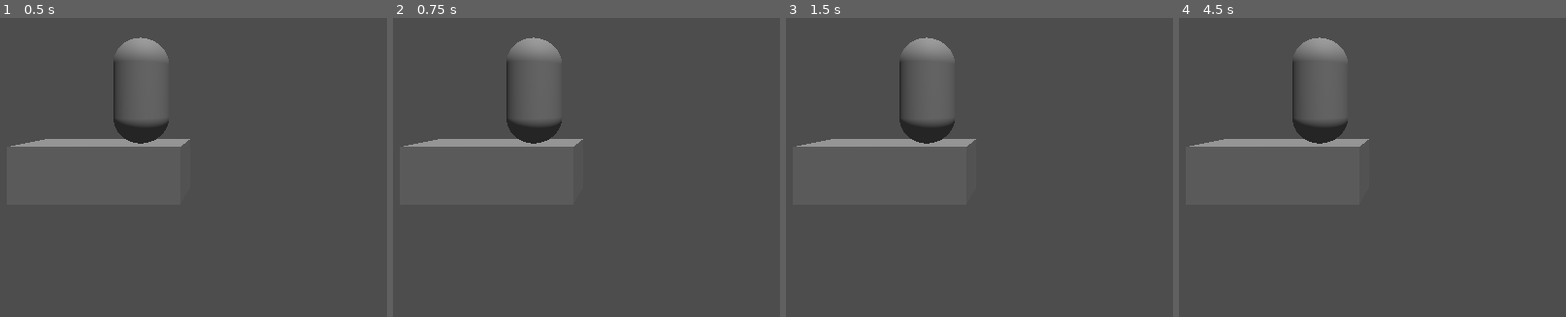
Above: before the commit, frames 1-4 (left to right).
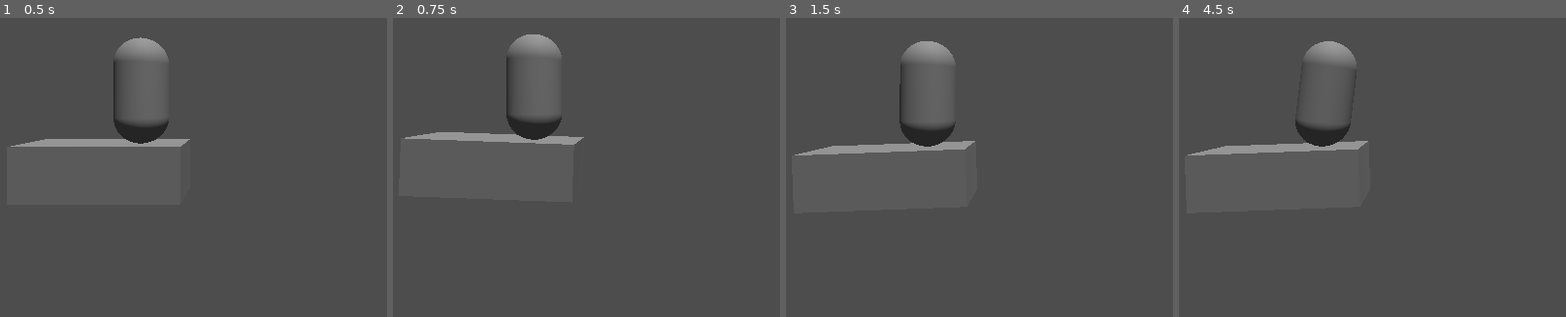
Above: after the commit, the same moments.

Repository: etournity/maybe_down
Game: Godot game, scene res://scenes/main.tscn
Two runs of this game, one before a commit and one after it. Both use one fixed random seed, a clock stepped at 60 frames per second and the inputs below.
Inputs (mouse positions are in pixels of both pictures, inside the frame that each line leads up to):
- Up to frame 1 (0.5 s): no input
- Up to frame 2 (0.75 s): tap Enter at 0.5 s; move the mouse to (outside the picture) at 0.52 s; tap Mouse wheel down (left, bound only after the commit) at 0.6 s
- Up to frame 3 (1.5 s): tap Mouse wheel up (right, bound only after the commit) at 0.8, 1.35 s; tap Space at 1.25 s; move the mouse to (871, 122) at 1.27 s
- Up to frame 4 (4.5 s): tap Mouse wheel down (left, bound only after the commit) at 1.55, 2.1, 3.05, 3.6 s; tap Enter at 2, 3.5 s; move the mouse to (outside the picture) at 2.02 s; tap Mouse wheel up (right, bound only after the commit) at 2.3, 2.85, 3.8, 4.35 s; tap Space at 2.75 s; move the mouse to (1384, 185) at 2.77 s; move the mouse to (outside the picture) at 3.52 s; move the mouse to (1186, 35) at 4.27 s

Frame 1 is identical in both runs. In frame 2, 1.7% of the frame differs, in the area x 2-50%, y 5-44%; in frame 3, 1.7%; in frame 4, 2.0%, in the area x 2-50%, y 6-46%.

Commit message:
feat: get rotated

Diff:
--- a/project.godot
+++ b/project.godot
@@ -23,3 +23,21 @@
 
 config/itch_username="FlowStreetGames"
 config/itch_project_name="gmtk-23"
+
+[input]
+
+left={
+"deadzone": 0.5,
+"events": [Object(InputEventMouseButton,"resource_local_to_scene":false,"resource_name":"","device":-1,"window_id":0,"alt_pressed":false,"shift_pressed":false,"ctrl_pressed":false,"meta_pressed":false,"button_mask":0,"position":Vector2(0, 0),"global_position":Vector2(0, 0),"factor":1.0,"button_index":5,"canceled":false,"pressed":false,"double_click":false,"script":null)
+]
+}
+right={
+"deadzone": 0.5,
+"events": [Object(InputEventMouseButton,"resource_local_to_scene":false,"resource_name":"","device":-1,"window_id":0,"alt_pressed":false,"shift_pressed":false,"ctrl_pressed":false,"meta_pressed":false,"button_mask":0,"position":Vector2(0, 0),"global_position":Vector2(0, 0),"factor":1.0,"button_index":4,"canceled":false,"pressed":false,"double_click":false,"script":null)
+]
+}
+quit={
+"deadzone": 0.5,
+"events": [Object(InputEventKey,"resource_local_to_scene":false,"resource_name":"","device":-1,"window_id":0,"alt_pressed":false,"shift_pressed":false,"ctrl_pressed":true,"meta_pressed":false,"pressed":false,"keycode":0,"physical_keycode":81,"key_label":0,"unicode":0,"echo":false,"script":null)
+]
+}
--- /dev/null
+++ b/scenes/World.gd
@@ -0,0 +1,19 @@
+extends Node3D
+
+
+# Called when the node enters the scene tree for the first time.
+func _ready():
+	pass # Replace with function body.
+
+
+# Called every frame. 'delta' is the elapsed time since the previous frame.
+func _process(delta):
+
+	if(Input.is_action_just_pressed("left")):
+		rotation.z += lerp_angle(0,180,1 * delta)
+	if(Input.is_action_just_pressed("right")):
+		rotation.z += lerp_angle(0,-180,1 * delta)
+
+
+	if(Input.is_action_just_pressed("quit")):
+		get_tree().quit()
--- a/scenes/main.tscn
+++ b/scenes/main.tscn
@@ -1,6 +1,12 @@
-[gd_scene load_steps=6 format=3 uid="uid://7tw7q0wgsivv"]
+[gd_scene load_steps=7 format=3 uid="uid://7tw7q0wgsivv"]
+
+[ext_resource type="Script" path="res://scenes/World.gd" id="1_k8dhs"]
 
 [sub_resource type="Environment" id="Environment_tnlyh"]
+
+[sub_resource type="CapsuleShape3D" id="CapsuleShape3D_cmrmf"]
+
+[sub_resource type="CapsuleMesh" id="CapsuleMesh_6v83a"]
 
 [sub_resource type="BoxShape3D" id="BoxShape3D_scbub"]
 size = Vector3(3, 1, 1)
@@ -8,36 +14,55 @@
 [sub_resource type="BoxMesh" id="BoxMesh_lk2ei"]
 size = Vector3(3, 1, 1)
 
-[sub_resource type="CapsuleShape3D" id="CapsuleShape3D_cmrmf"]
-
-[sub_resource type="CapsuleMesh" id="CapsuleMesh_6v83a"]
-
 [node name="Node3D" type="Node3D"]
-
-[node name="Camera3D" type="Camera3D" parent="."]
-transform = Transform3D(1, 0, 0, 0, 1, 0, 0, 0, 1, 0, 1.33366, 5.40408)
-current = true
 
 [node name="WorldEnvironment" type="WorldEnvironment" parent="."]
 environment = SubResource("Environment_tnlyh")
 
-[node name="StaticBody3D" type="StaticBody3D" parent="."]
-transform = Transform3D(1, 0, 0, 0, 1, 0, 0, 0, 1, -2.57334, 0.0149045, -0.00504446)
+[node name="Node3D" type="Node3D" parent="."]
 
-[node name="CollisionShape3D" type="CollisionShape3D" parent="StaticBody3D"]
-shape = SubResource("BoxShape3D_scbub")
-
-[node name="MeshInstance3D" type="MeshInstance3D" parent="StaticBody3D/CollisionShape3D"]
-mesh = SubResource("BoxMesh_lk2ei")
-
-[node name="RigidBody3D" type="RigidBody3D" parent="."]
+[node name="NPC" type="RigidBody3D" parent="Node3D"]
 transform = Transform3D(1, 0, 0, 0, 1, 0, 0, 0, 1, -1.90034, 1.77124, 0)
 
-[node name="CollisionShape3D2" type="CollisionShape3D" parent="RigidBody3D"]
+[node name="CollisionShape3D2" type="CollisionShape3D" parent="Node3D/NPC"]
 shape = SubResource("CapsuleShape3D_cmrmf")
 
-[node name="MeshInstance3D" type="MeshInstance3D" parent="RigidBody3D/CollisionShape3D2"]
+[node name="MeshInstance3D" type="MeshInstance3D" parent="Node3D/NPC/CollisionShape3D2"]
 mesh = SubResource("CapsuleMesh_6v83a")
+
+[node name="Camera3D" type="Camera3D" parent="Node3D"]
+transform = Transform3D(1, 0, 0, 0, 1, 0, 0, 0, 1, 0, 1.33366, 5.40408)
+current = true
 
 [node name="DirectionalLight3D" type="DirectionalLight3D" parent="."]
 transform = Transform3D(0.977995, 0.0591246, 0.200075, -0.208629, 0.27716, 0.9379, -4.44089e-16, -0.959003, 0.283396, 0, 0.372378, 0)
+
+[node name="World" type="Node3D" parent="."]
+script = ExtResource("1_k8dhs")
+
+[node name="StaticBody3D" type="StaticBody3D" parent="World"]
+transform = Transform3D(1, 0, 0, 0, 1, 0, 0, 0, 1, -2.57334, 0.0149045, -0.00504446)
+
+[node name="CollisionShape3D" type="CollisionShape3D" parent="World/StaticBody3D"]
+shape = SubResource("BoxShape3D_scbub")
+
+[node name="MeshInstance3D" type="MeshInstance3D" parent="World/StaticBody3D/CollisionShape3D"]
+mesh = SubResource("BoxMesh_lk2ei")
+
+[node name="StaticBody3D2" type="StaticBody3D" parent="World"]
+transform = Transform3D(1, 0, 0, 0, 1, 0, 0, 0, 1, 1.70107, -4.11416, -0.00504446)
+
+[node name="CollisionShape3D" type="CollisionShape3D" parent="World/StaticBody3D2"]
+shape = SubResource("BoxShape3D_scbub")
+
+[node name="MeshInstance3D" type="MeshInstance3D" parent="World/StaticBody3D2/CollisionShape3D"]
+mesh = SubResource("BoxMesh_lk2ei")
+
+[node name="StaticBody3D2" type="StaticBody3D" parent="World/StaticBody3D2"]
+transform = Transform3D(1, 0, 0, 0, 1, 0, 0, 0, 1, -5.23307, -4.11416, -0.00504446)
+
+[node name="CollisionShape3D" type="CollisionShape3D" parent="World/StaticBody3D2/StaticBody3D2"]
+shape = SubResource("BoxShape3D_scbub")
+
+[node name="MeshInstance3D" type="MeshInstance3D" parent="World/StaticBody3D2/StaticBody3D2/CollisionShape3D"]
+mesh = SubResource("BoxMesh_lk2ei")
Not shown, changed: export_presets.cfg
Not shown, changed: .github/workflows/github_to_itch.yml
